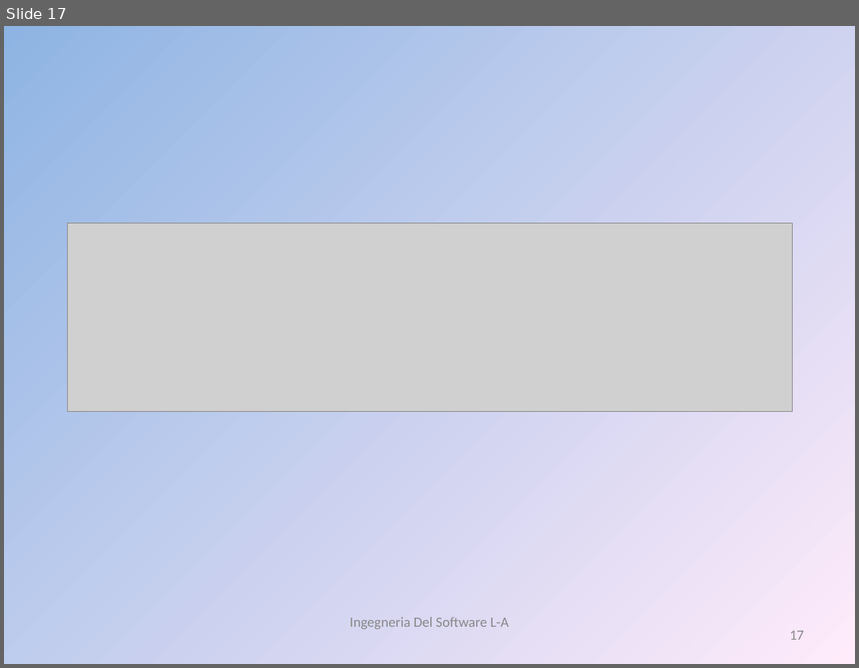
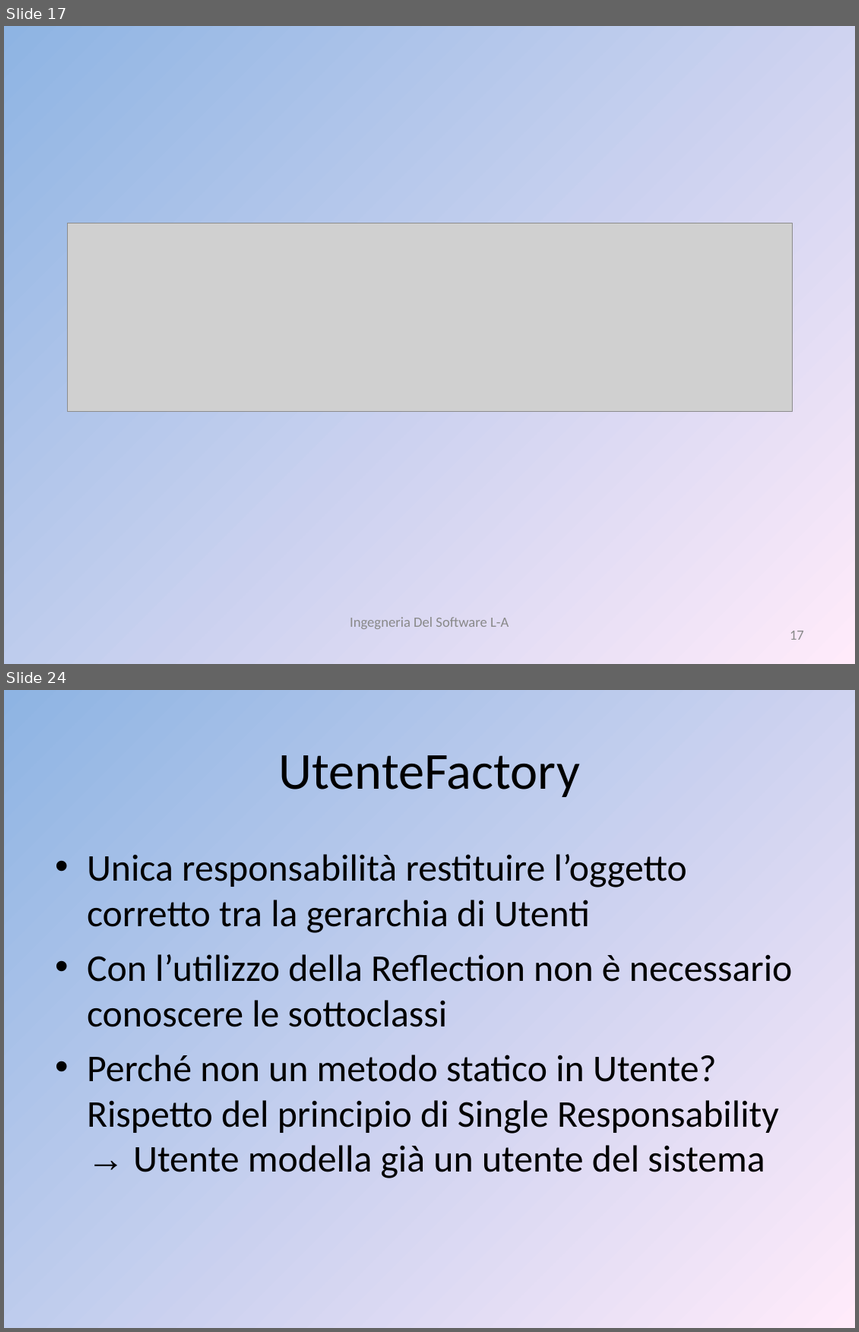
Before and after one commit to liannario/ingsoftbo, a slide deck: ViaggiateSicuri.ppt. Shown one above the other, each under a label of ours: slide 17 before the commit, slides 17 and 24 after it; the slides between them are not shown. The pictures are 859x668 and 859x1332 pixels, drawn with LibreOffice and Linux fonts; fonts in the diff are those of the drawing; grey boxes stand for pictures. Boxes give left, top, right and bottom in pixels: in the first picture for what was removed or moved away, otherwise in the second. Text is boxed around its words. In the diff, an @@ line names an element or a change of style, - is before the commit and + after.

```diff
--- a/ViaggiateSicuri.ppt
+++ b/ViaggiateSicuri.ppt
@@ slide 24 added at (4,690,855,1328), background gradient #8EB4E3 to #FFEBFA @@
@@ title added at (279,755,580,797), 44 pt, text #000000 @@
+UtenteFactory
@@ text added at (87,854,792,1179), 32 pt, text #000000 @@
+• Unica responsabilità restituire l’oggetto corretto tra la gerarchia di Utenti
+• Con l’utilizzo della Reflection non è necessario conoscere le sottoclassi
+• Perché non un metodo statico in Utente?
+  Rispetto del principio di Single Responsability → Utente modella già un utente del sistema
```
Also in this commit, not shown: 1 slide changed, 7 other slides added.
